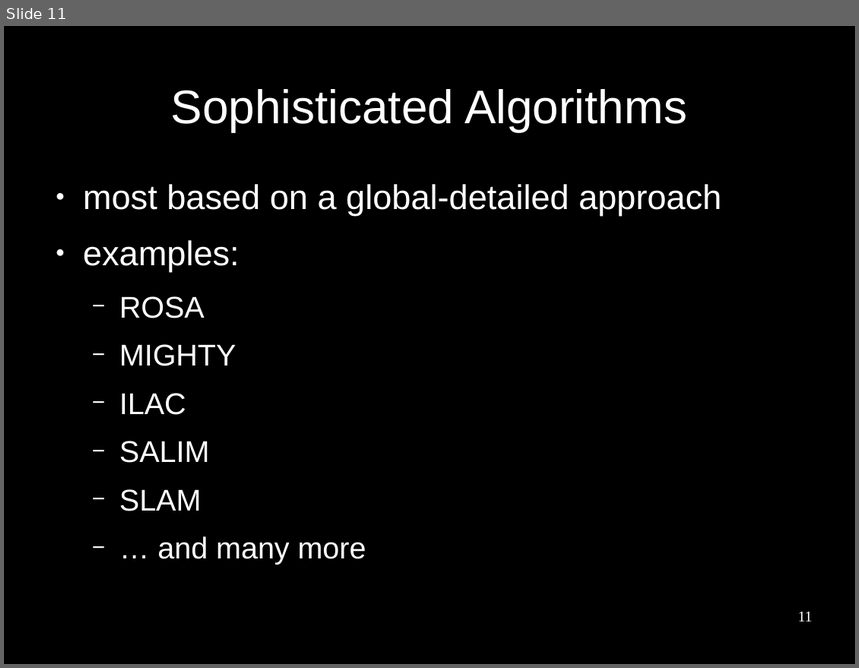
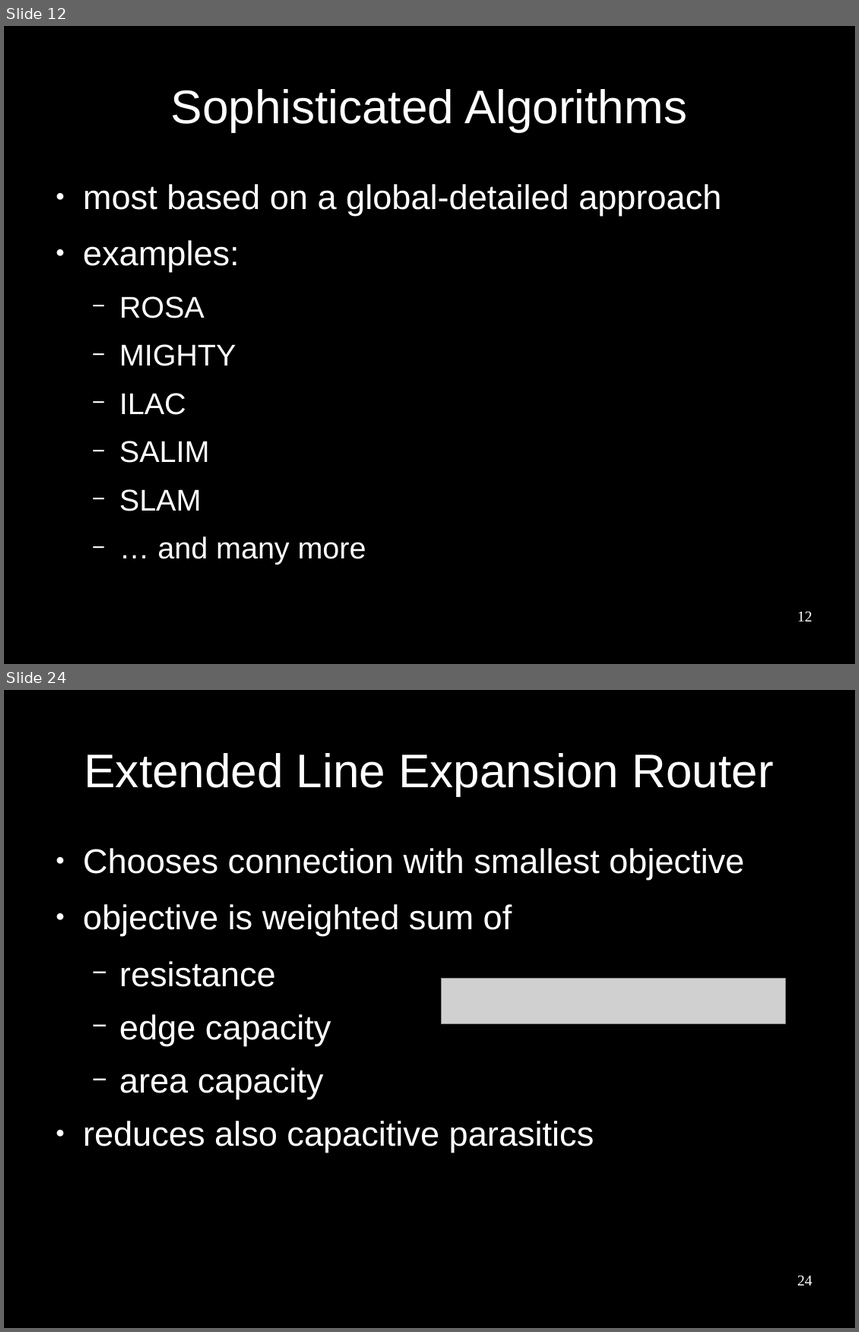
Before and after one commit to benediktibk/bachelorthesis, a slide deck: presentation.odp. Shown one above the other, each under a label of ours: slide 11 before the commit, slides 12 and 24 after it; the slides between them are not shown. The pictures are 859x668 and 859x1332 pixels, drawn with LibreOffice and Linux fonts; fonts in the diff are those of the drawing; grey boxes stand for pictures; background and template pictures are left out. Boxes give left, top, right and bottom in pixels: in the first picture for what was removed or moved away, otherwise in the second. Text is boxed around its words. In the diff, an @@ line names an element or a change of style, - is before the commit and + after.

Commit message:
extended presentation

```diff
--- a/presentation.odp
+++ b/presentation.odp
@@ slide 24 added at (4, 690, 855, 1328), background #000000 @@
@@ title added at (85, 753, 773, 796), 44 pt, text #FFFFFF @@
+Extended Line Expansion Router
@@ text added at (83, 848, 744, 1153), 32 pt, text #FFFFFF @@
+● Chooses connection with smallest objective
+● objective is weighted sum of
+  − resistance
+  − edge capacity
+  − area capacity
+● reduces also capacitive parasitics
@@ picture added at (442, 979, 786, 1024) @@
@@ page number added at (797, 1276, 813, 1286), 14 pt, text #FFFFFF @@
+24
@@ what was slide 11 is now slide 12 @@
@@ page number at (797, 612, 813, 622): text changed @@
-11
+12
```
Also in this commit, not shown: 1 slide changed, 15 other slides added, 8 other files.
